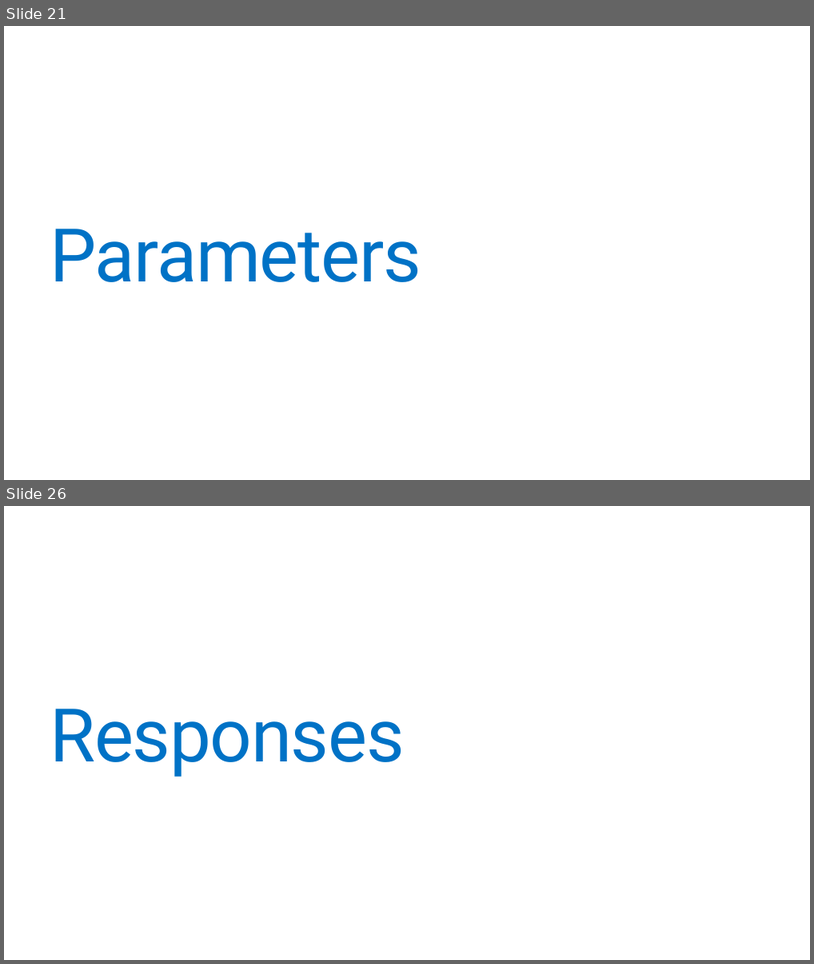
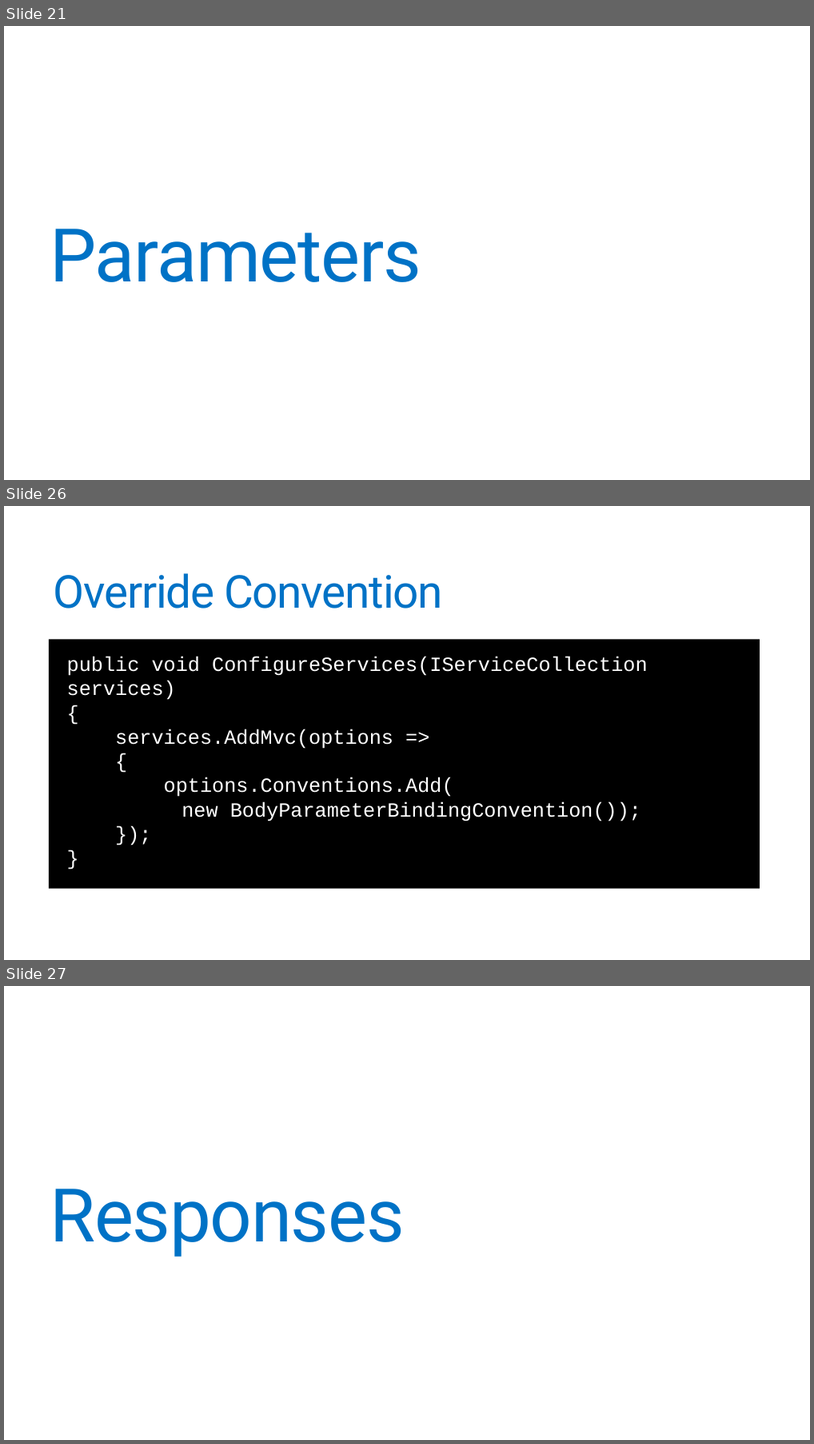
Before and after one commit to jonathantower/dotnet-apis, a slide deck: slides.pptx. Shown one above the other, each under a label of ours: slides 21 and 26 before the commit, slides 21, 26 and 27 after it; the slides between them are not shown. The pictures are 814x964 and 814x1444 pixels, drawn with LibreOffice and Linux fonts; fonts in the diff are those of the drawing. Boxes give left, top, right and bottom in pixels: in the first picture for what was removed or moved away, otherwise in the second. Text is boxed around its words. In the diff, an @@ line names an element or a change of style, - is before the commit and + after.

```diff
--- a/slides.pptx
+++ b/slides.pptx
@@ slide 26 added at (x1=4, y1=506, x2=810, y2=960), background #FFFFFF @@
@@ title added at (x1=54, y1=573, x2=443, y2=608), 54 pt, text #0072C6 @@
+Override Convention
@@ text added at (x1=49, y1=639, x2=760, y2=888), fill #000000, 24 pt, text #FFFFFF @@
+  public void ConfigureServices(IServiceCollection services)
+  {
+  services.AddMvc(options =>
+  {
+  options.Conventions.Add(
+  new BodyParameterBindingConvention());
+  });
+  }
@@ what was slide 26 is now slide 27 @@
```
Also in this commit, not shown: 8 slides changed, 6 other slides added, 10 slides removed.
